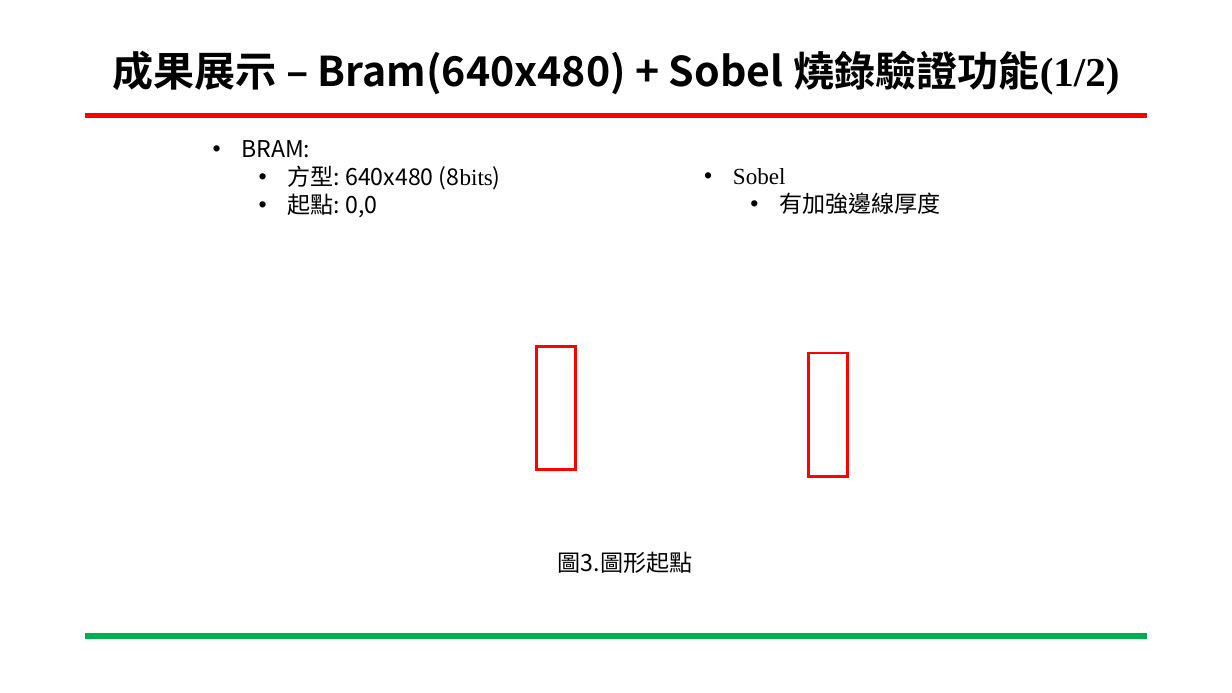
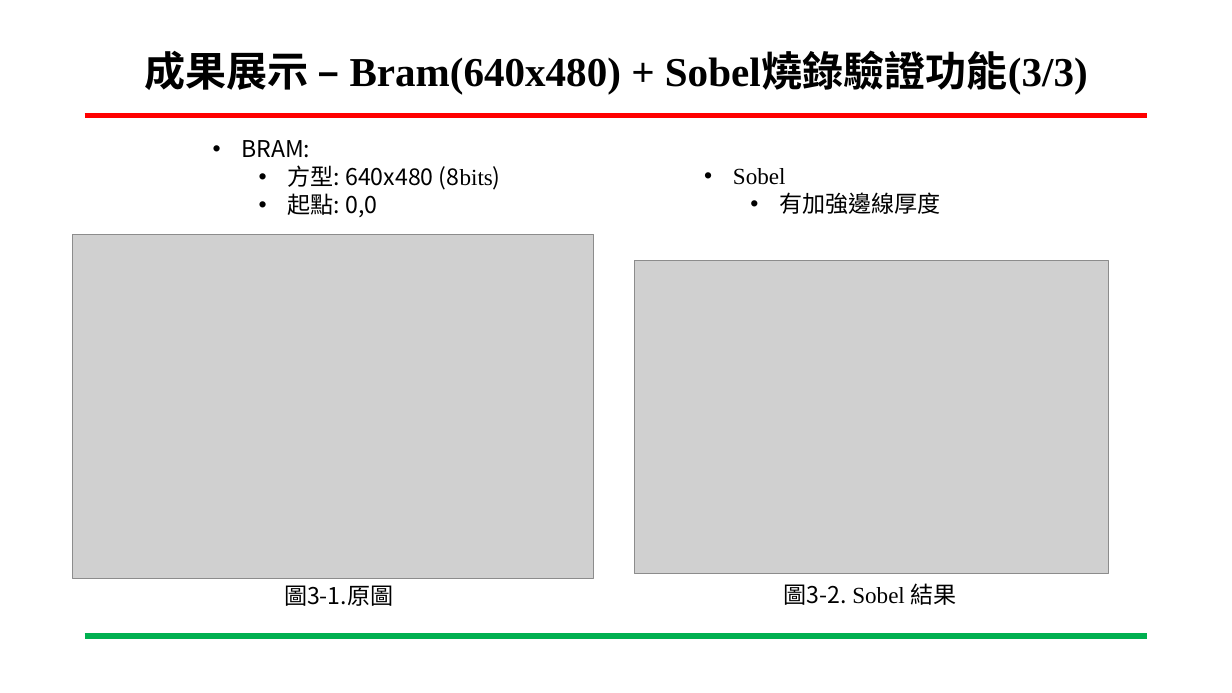
Before and after one commit to ing0331/FPGA, a slide deck: slide 24 of HW7_sobel_BRam/N06-Tutorial/專案進度報告-Sobel_VGA-吳東穎-20230531.pptx. Drawn at 1232x693 pixels with LibreOffice and Linux fonts; fonts in the diff are those of the drawing; grey boxes stand for pictures; background and template pictures are left out. Boxes give left, top, right and bottom in pixels: in the first picture for what was removed or moved away, otherwise in the second. Text is boxed around its words. In the diff, an @@ line names an element or a change of style, - is before the commit and + after.

```diff
--- a/HW7_sobel_BRam/N06-Tutorial/專案進度報告-Sobel_VGA-吳東穎-20230531.pptx
+++ b/HW7_sobel_BRam/N06-Tutorial/專案進度報告-Sobel_VGA-吳東穎-20230531.pptx
@@ title at (x1=144, y1=51, x2=1088, y2=94): text changed; font Noto Sans CJK SC to Times New Roman @@
-成果展示 – Bram(640x480) + Sobel 燒錄驗證功能(1/2)
+成果展示 – Bram(640x480) + Sobel燒錄驗證功能(3/3)
@@ picture added at (x1=72, y1=235, x2=593, y2=579) @@
@@ picture added at (x1=634, y1=261, x2=1108, y2=573) @@
@@ rectangle removed at (x1=536, y1=347, x2=576, y2=470) @@
@@ rectangle removed at (x1=808, y1=353, x2=848, y2=476) @@
@@ text at (x1=284, y1=585, x2=393, y2=606): text changed @@
-圖3.圖形起點
+圖3-1.原圖
@@ text added at (x1=783, y1=583, x2=957, y2=605), 18 pt, text #000000 @@
+圖3-2. Sobel 結果
```
Also in this commit, not shown: 7 other slides changed, 1 slide removed.
